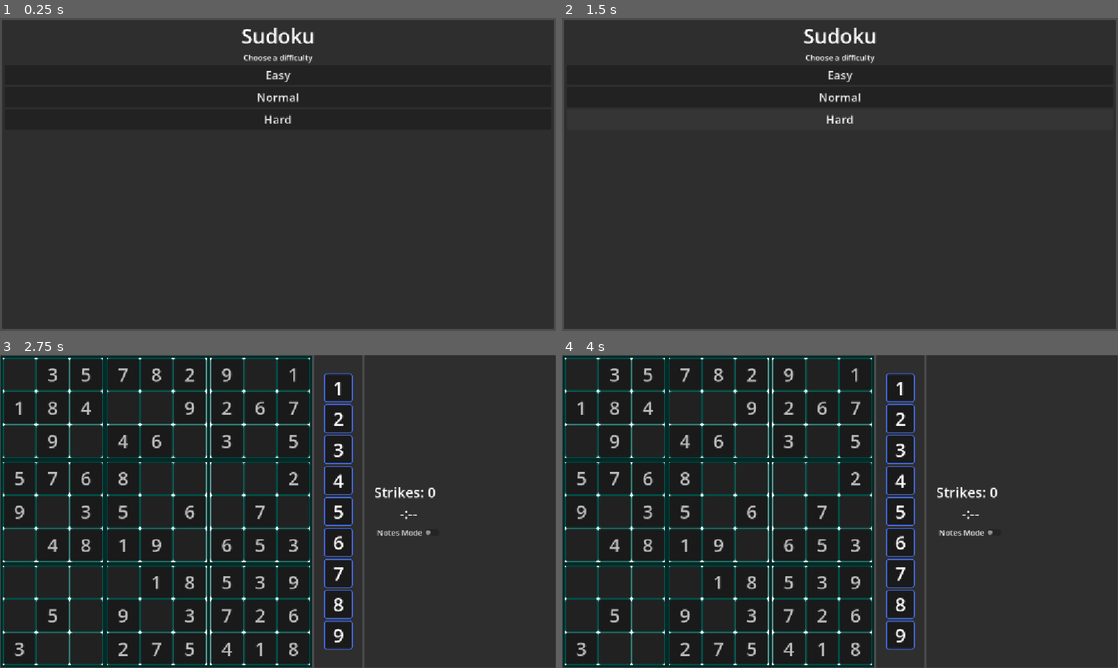
Above: before the commit, frames 1-4 (two rows, left to right).
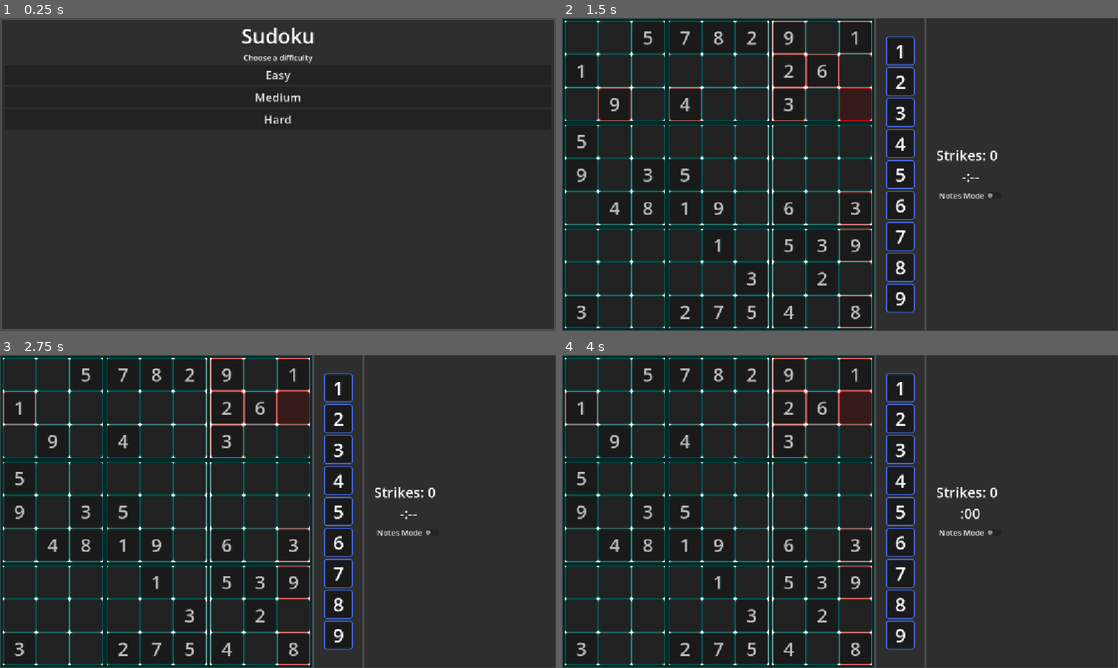
Above: after the commit, the same moments.

Repository: ignacio-w/sudoku
Game: Godot game, scene res://scenes/ui/main_menu.tscn
Same seed, same stepped clock (60 frames per second), same inputs: the game is played once before the commit and once after it.
Inputs (mouse positions are in pixels of both pictures, inside the frame that each line leads up to):
- Up to frame 1 (0.25 s): no input
- Up to frame 2 (1.5 s): click (840, 96) at 0.5 s, where only the run after the commit has a clickable "Medium"; click (840, 118) at 1.25 s, where only the run before the commit has a clickable "Hard"
- Up to frame 3 (2.75 s): click (278, 411) at 2 s, where only the run before the commit has a clickable "Easy"
- Up to frame 4 (4 s): click "Notes Mode" at 2.75 s; click "Notes Mode" at 3.5 s

The runs differ from the first frame. In frame 1, 0.1% of the frame differs, in the area x 45-55%, y 24-27%; in frame 2, 17%, in the area x 0-100%, y 0-100%; in frame 3, 2.2%; in frame 4, 2.3%.

Commit message:
Implement difficulty selection
- Renamed NORMAL difficulty to MEDIUM
- Difficulty is passed to GameManager singleton then to Game on difficulty selection
- Used _init() constructor instead of separate new_game() function to create a new Sudoku game
- Normal and Hard difficulty boards are made by reducing number of clues given

Diff:
--- a/scenes/game.gd
+++ b/scenes/game.gd
@@ -5,8 +5,8 @@
 var game: Sudoku
 
 func _ready() -> void:
-	game = Sudoku.new()
-	game.new_game()
+	game = Sudoku.new(GameManager.cur_difficulty)
+	#game.new_game()
 	await game_ui.setup(game.player_board)
 	GameEvents.cell_value_changed.connect(_on_cell_value_changed)
 	game_ui.num_input_requested.connect(_on_num_input_request)
--- a/scenes/ui/main_menu.gd
+++ b/scenes/ui/main_menu.gd
@@ -1,6 +1,6 @@
 extends CanvasLayer
 
-const GAME = preload("uid://ckyn5pj7dq8xq")
+const GAME_SCENE = preload("uid://ckyn5pj7dq8xq")
 
 # Called when the node enters the scene tree for the first time.
 func _ready() -> void:
@@ -8,13 +8,18 @@
 
 
 func _on_easy_pressed() -> void:
-	get_tree().change_scene_to_packed(GAME)
-	pass # Replace with function body.
+	start_game(Sudoku.Difficulty.EASY)
 
 
-func _on_normal_pressed() -> void:
-	pass # Replace with function body.
+func _on_medium_pressed() -> void:
+	start_game(Sudoku.Difficulty.MEDIUM)
 
 
 func _on_hard_pressed() -> void:
-	pass # Replace with function body.
+	start_game(Sudoku.Difficulty.HARD)
+
+
+
+func start_game(difficulty: Sudoku.Difficulty) -> void:
+	GameManager.cur_difficulty = difficulty
+	get_tree().change_scene_to_packed(GAME_SCENE)
--- a/scenes/ui/main_menu.tscn
+++ b/scenes/ui/main_menu.tscn
@@ -46,11 +46,11 @@
 theme_override_font_sizes/font_size = 24
 text = "Easy"
 
-[node name="Normal" type="Button" parent="MarginContainer/PanelContainer/MarginContainer/VBoxContainer" unique_id=91408664]
+[node name="Medium" type="Button" parent="MarginContainer/PanelContainer/MarginContainer/VBoxContainer" unique_id=91408664]
 unique_name_in_owner = true
 layout_mode = 2
 theme_override_font_sizes/font_size = 24
-text = "Normal"
+text = "Medium"
 
 [node name="Hard" type="Button" parent="MarginContainer/PanelContainer/MarginContainer/VBoxContainer" unique_id=583904562]
 unique_name_in_owner = true
@@ -59,5 +59,5 @@
 text = "Hard"
 
 [connection signal="pressed" from="MarginContainer/PanelContainer/MarginContainer/VBoxContainer/Easy" to="." method="_on_easy_pressed"]
-[connection signal="pressed" from="MarginContainer/PanelContainer/MarginContainer/VBoxContainer/Normal" to="." method="_on_normal_pressed"]
+[connection signal="pressed" from="MarginContainer/PanelContainer/MarginContainer/VBoxContainer/Medium" to="." method="_on_medium_pressed"]
 [connection signal="pressed" from="MarginContainer/PanelContainer/MarginContainer/VBoxContainer/Hard" to="." method="_on_hard_pressed"]
--- a/scripts/game_events.gd
+++ b/scripts/game_events.gd
@@ -5,7 +5,7 @@
 
 # Called when the node enters the scene tree for the first time.
 func _ready() -> void:
-	pass # Replace with function body.
+	print("GameEvents Singleton loaded and ready!")
 
 
 ## Called by cells when the value inside of them changes.
--- a/scripts/sudoku.gd
+++ b/scripts/sudoku.gd
@@ -3,21 +3,21 @@
 var player_board: Array[Array]
 var solution_board: Array[Array]
 var strikes: int = 0
-enum Difficulty {EASY, NORMAL, HARD}
+enum Difficulty {EASY, MEDIUM, HARD}
 
 
 ## TODO: Add settings, modes, etc. (ex: Validate input?)
 ## Extend class to create new Sodoku modes?
 ## NOTICE: For now, game is 9x9 regular sodoku where every input is checked
 
-## Creates a new game with a given difficulty. Creates a board, solution,
-## then prints the board.
-func new_game(difficulty: Difficulty = Difficulty.EASY):
+## Constructor for a new Sudoku game with a given difficulty. Creates a board
+## solution, then prints the board.
+func _init(difficulty: Difficulty = Difficulty.EASY) -> void:
 	player_board = _make_puzzle(difficulty)
 	solution_board = solve(player_board)
 	print_board(player_board)
 
-	print("Solution board shown:")
+	print("Generated solution board:")
 	print_board(solution_board)
 
 
@@ -44,10 +44,16 @@
 	cells.shuffle()
 
 	# TODO: Determine number of clues to give; add difficulty options
+	# Make difficulty algorithm more complex; make algorithm more accurately
+	# reflect puzzle difficulty as opposed to just based on # of clues
 	var clues: int
 	match difficulty:
 		Difficulty.EASY:
 			clues = randi_range(40, 55)
+		Difficulty.MEDIUM:
+			clues = randi_range(30, 39)
+		Difficulty.HARD:
+			clues = randi_range(20, 29)
 
 	# Remove cells till all that remains is the number of clues
 	for cell in range(81 - clues):
@@ -58,7 +64,7 @@
 		if count_solutions(sudoku_board) != 1:
 			sudoku_board[row][col] = solution_value
 
-	print("Board generated with ", str(clues), " clues.")
+	print("Level ", str(difficulty), " board generated with ", str(clues), " clues.")
 	return sudoku_board
 
 
